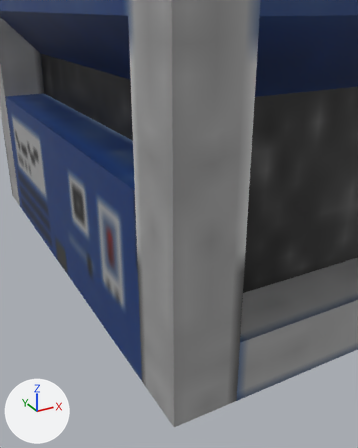
A saved change to the Blender file src/main/resources/assets/eln/model/FuelGenerator200V/FuelGenerator200V.blend.
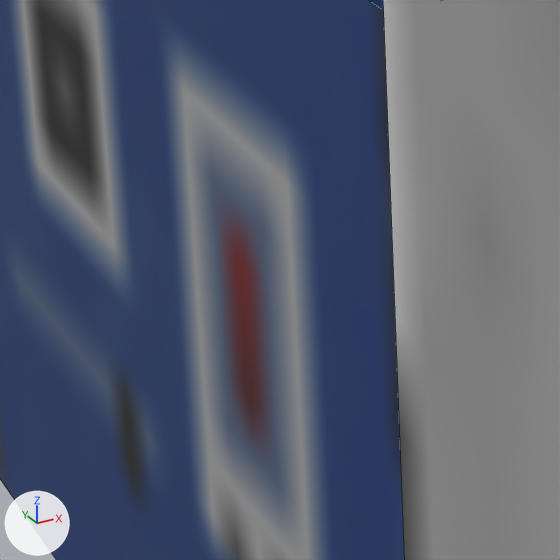
There are two pictures of each version: one from a 50 mm lens placed at (-0.632, -0.935, 0.009), pointed at (-0.301, -0.335, -0.291), one close up on the part from 19% to 46% of the width and 42% to 64% of the height. Arrows for +X, +Y and +Z are at lower left; the lights stay in place. The close-ups show mesh edges as thin lines.

Objects in the first close-up: 'main'.
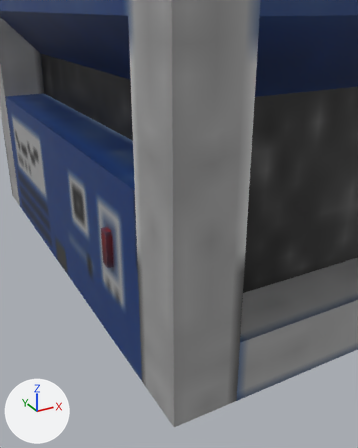
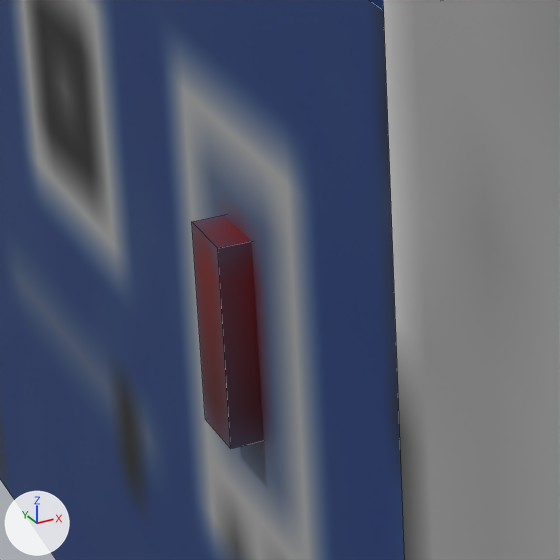
Commit message: Fuel generator finished

The change, as JSON lines over the scene's bpy script:
```json
{"op": "add", "block": "me_switch", "code": ["me_switch = bpy.data.meshes.new('switch')", "me_switch.from_pydata(...)  # 8 vertices, 5 faces; spans x 0.189..0.2198, y -0.1392..-0.1202, z -0.0426..0.016", "me_switch.materials.append(mat_fuelgenerator)  # picture img_fuelgenerator"]}
{"op": "add", "block": "ob_switch", "code": ["ob_switch = bpy.data.objects.new('switch', me_switch)", "ob_switch.location = (-0.5982, -0.1693, -0.3081)"]}
```

Where the change shows, as pixel boxes [x1, y1, x2, y2] in the close-ups (560 x 560 px):
```json
{"object": "switch", "change": "added", "after": [192, 215, 263, 449]}
```
